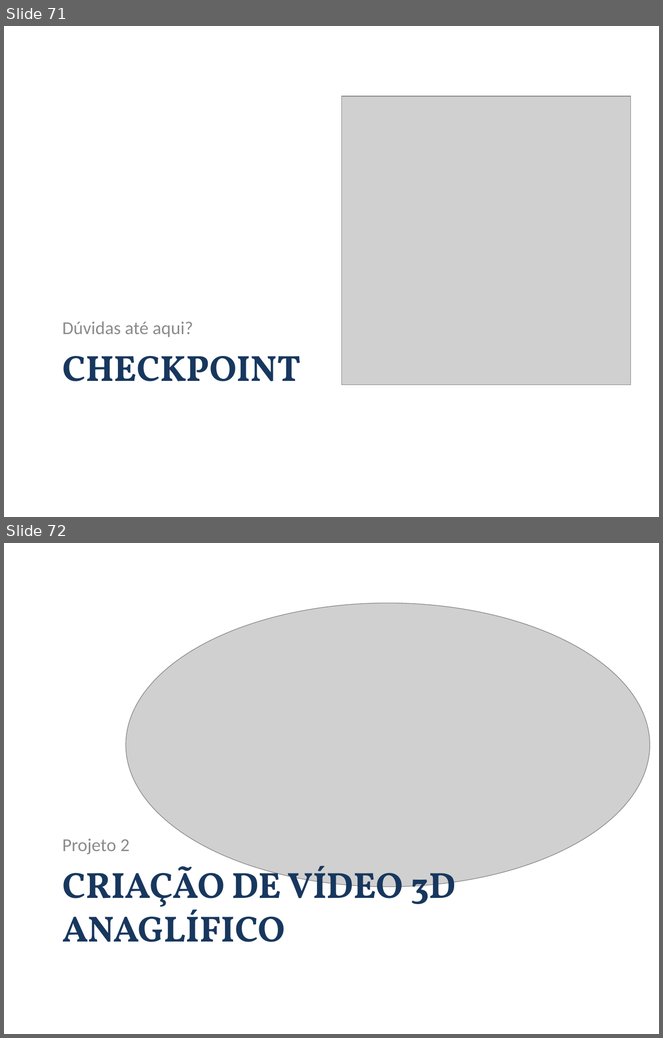
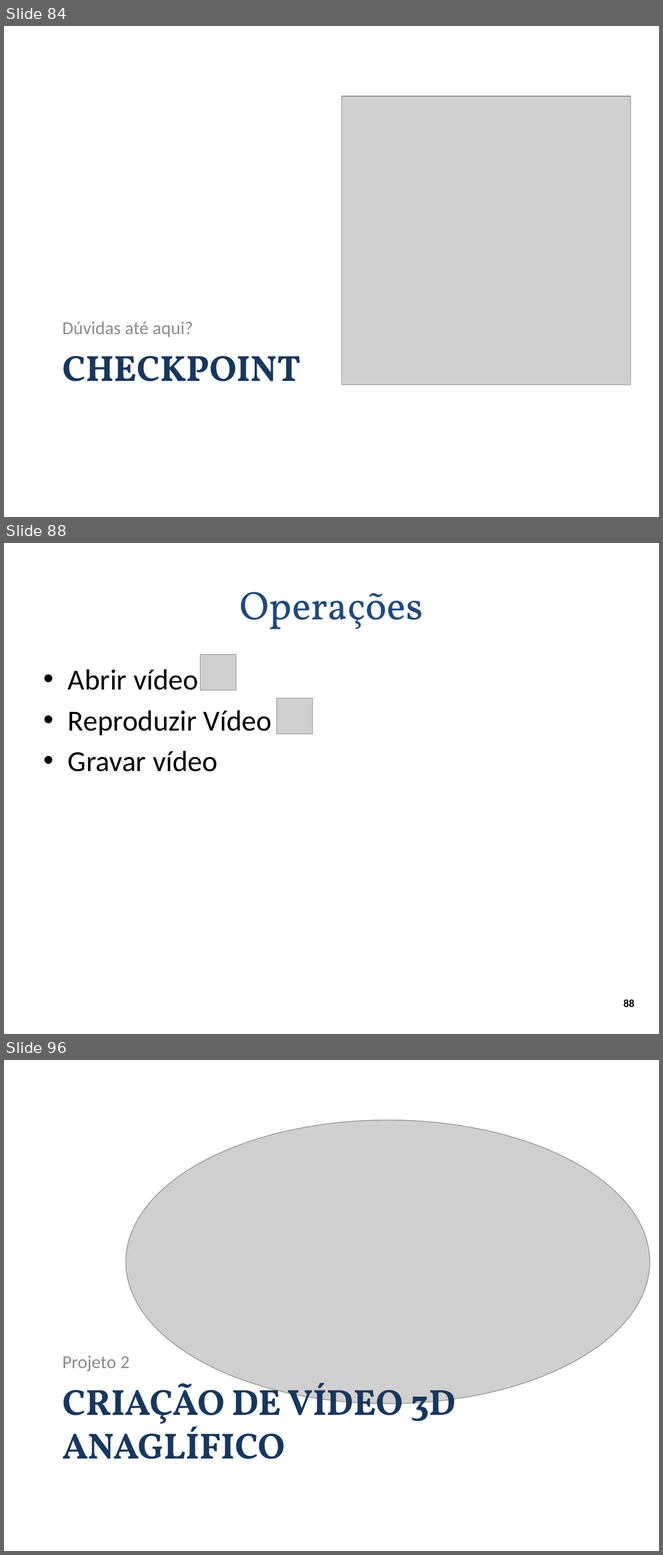
Before and after one commit to andrecurvello/tests-zingarelli, a slide deck: 1-Meus-Artigos/Minicurso-SemComp2011/minicurso-SemComp2011.pptx. Shown one above the other, each under a label of ours: slides 71 and 72 before the commit, slides 84, 88 and 96 after it; the slides between them are not shown. The pictures are 663x1038 and 663x1555 pixels, drawn with LibreOffice and Linux fonts; fonts in the diff are those of the drawing; grey boxes stand for pictures; background and template pictures are left out. Boxes give left, top, right and bottom in pixels: in the first picture for what was removed or moved away, otherwise in the second. Text is boxed around its words. In the diff, an @@ line names an element or a change of style, - is before the commit and + after.

Commit message:
SemComp2011 - primeira versão com a apresentação finalizada - programas para trabalhar com vídeo e criar vídeos/imagens anaglíficas

```diff
--- a/1-Meus-Artigos/Minicurso-SemComp2011/minicurso-SemComp2011.pptx
+++ b/1-Meus-Artigos/Minicurso-SemComp2011/minicurso-SemComp2011.pptx
@@ slide 88 added at [4,543,659,1034], background #FFFFFF @@
@@ title added at [240,592,423,629], 44 pt, text #1F497D @@
+Operações
@@ picture added at [201,654,236,691] @@
@@ text added at [68,669,272,772], 32 pt, text #000000 @@
+• Abrir vídeo
+• Reproduzir Vídeo
+• Gravar vídeo
@@ picture added at [276,698,312,734] @@
@@ page number added at [624,1000,635,1007], 12 pt, text #000000, bold @@
+88
@@ what was slide 71 is now slide 84 @@
@@ what was slide 72 is now slide 96 @@
```
Also in this commit, not shown: 4 slides changed, 27 other slides added, 10 other files.
